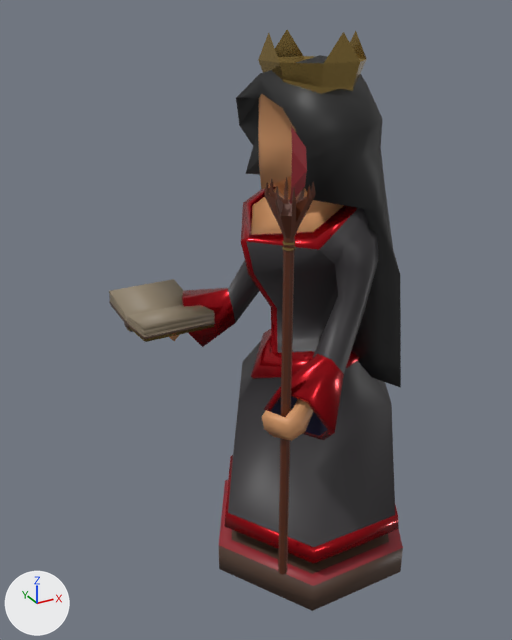
Before and after pictures for a commit that changed the glTF model assets/modelos/piezas/pieza5N.glb.
The view is the same before and after, from a 50 mm lens placed at (-1.66, -2.46, 2.52), pointed at (-0.23, 0.13, 1.23). Lighting does not change. The marker at lower left points along +X, +Y and +Z. The older version comes first. Vertices at exactly the same position are counted once.

Names of what the first picture shows: 'Cubo.028', 'Cubo.029', 'Círculo.013', 'Círculo.014', 'Círculo.016'.
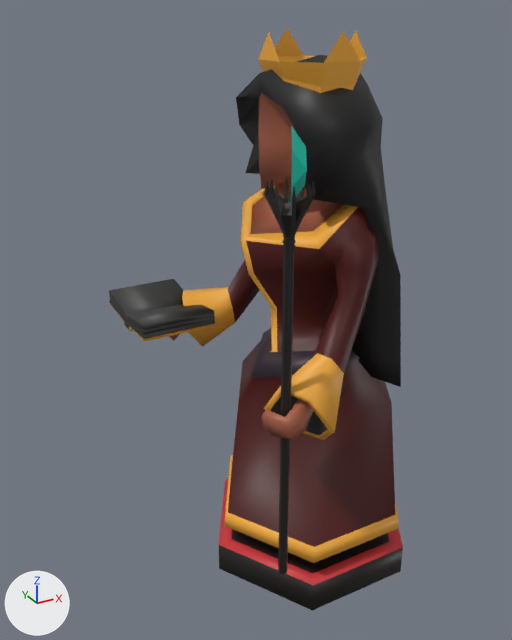
The change, as a diff of the scene's bpy script:
```diff
--- a/assets/modelos/piezas/pieza5N.glb.py
+++ b/assets/modelos/piezas/pieza5N.glb.py
@@ me_cubo_036 @@
 me_cubo_036.from_pydata(...)  # 7 vertices, 6 faces; spans x -0.477..-0.409, y -0.566..-0.497, z 1.927..2.184
-me_cubo_036.materials.append(mat_lineas_de_team_003)  # red #91212b
+me_cubo_036.materials.append(mat_todo_planomalo)  # picture img_paletamala
@@ me_cubo_006 @@
 me_cubo_006.from_pydata(...)  # 256 vertices, 556 faces; spans x -0.723..-0.373, y 0.267..0.755, z 1.132..1.249
-me_cubo_006.materials.append(mat_material_039)  # dark grey #3e3b3f
+# me_cubo_006 part 1: 92 faces spanning x -0.723..-0.373, y 0.267..0.755, z 1.147..1.193 switch from mat_vigas (brown #503a2e) to mat_todo_planomalo (picture img_paletamala)
+# me_cubo_006 part 2: 396 faces spanning x -0.721..-0.374, y 0.27..0.752, z 1.147..1.249 switch from mat_papel (brown #8e806a) to mat_todo_planomalo (picture img_paletamala)
+# me_cubo_006 part 3: 56 faces spanning x -0.72..-0.377, y 0.272..0.75, z 1.132..1.183 switch from mat_oro (brown #a08549) to mat_todo_planomalo (picture img_paletamala)
@@ me_círculo_015 @@
 me_círculo_015.from_pydata(...)  # 469 vertices, 930 faces; spans x -0.54..0.51, y -0.64..0.65, z 0.0..2.36
-me_círculo_015.materials.append(mat_lineas_de_team)  # cyan #458186
+# me_círculo_015 part 4: 196 faces spanning x -0.48..0.48, y -0.64..0.65, z 0.25..1.83 switch from mat_oro_003 (red #a00111) to mat_todo_planomalo (picture img_paletamala)
+# me_círculo_015 part 5: 184 faces spanning x -0.47..0.47, y -0.47..0.47, z 0.25..1.83 switch from mat_azul_001 (dark grey #322f32) to mat_todo_planomalo (picture img_paletamala)
+# me_círculo_015 part 6: 194 faces spanning x -0.54..0.32, y -0.57..0.57, z 0.27..2.23 switch from mat_piel (orange #d69968) to mat_todo_planomalo (picture img_paletamala)
+# me_círculo_015 part 7: 232 faces spanning x -0.3..0.36, y -0.37..0.37, z 0.97..2.36 switch from mat_cabello_001 (black #202020) to mat_todo_planomalo (picture img_paletamala)
+# me_círculo_015 part 8: 38 faces spanning x -0.51..0.51, y -0.44..0.44, z 0.0..0.16 switch from mat_vigas (brown #503a2e) to mat_todo_planomalo (picture img_paletamala)
+# me_círculo_015 part 9: 48 faces spanning x -0.46..-0.23, y -0.61..0.63, z 1.0..1.26 switch from mat_material_034 (dark blue #16153a) to mat_todo_planomalo (picture img_paletamala)
+# me_círculo_015 part 10: 16 faces spanning x -0.51..0.51, y -0.44..0.44, z 0.15 switch from mat_lineas_de_team_003 (red #91212b) to mat_todo_planomalo (picture img_paletamala)
@@ me_círculo_018 @@
 me_círculo_018.from_pydata(...)  # 32 vertices, 40 faces; spans x -0.252..0.143, y -0.197..0.199, z 2.166..2.446
-me_círculo_018.materials.append(mat_oro)  # brown #a08549
+me_círculo_018.materials.append(mat_todo_planomalo)  # picture img_paletamala
@@ me_círculo_022 @@
 me_círculo_022.from_pydata(...)  # 245 vertices, 502 faces; spans x -0.53..-0.38, y -0.57..-0.42, z 0.36..2.01
+# me_círculo_022 part 11: 307 faces spanning x -0.53..-0.38, y -0.57..-0.42, z 0.36..2.01 switch from mat_material_013 (brown #582810) to mat_todo_planomalo (picture img_paletamala)
+# me_círculo_022 part 12: 155 faces spanning x -0.47..-0.43, y -0.52..-0.48, z 0.36..1.81 switch from mat_oro (brown #a08549) to mat_todo_planomalo (picture img_paletamala)
@@ ob_cubo_029 @@
 ob_cubo_029 = bpy.data.objects.new('Cubo.029', me_cubo_006)
-ob_cubo_029.location = (0.0, 0.0, 0.0)
+ob_cubo_029.location = (0.0, 0.0, 0.003)
@@ ob_círculo_013 @@
 ob_círculo_013 = bpy.data.objects.new('Círculo.013', me_círculo_015)
-ob_círculo_013.location = (0.0, 0.0, 0.0)
+ob_círculo_013.location = (0.0, 0.0, 0.003)
@@ ob_círculo_016 @@
 ob_círculo_016 = bpy.data.objects.new('Círculo.016', me_círculo_022)
-ob_círculo_016.location = (0.0, 0.0, 0.0)
+ob_círculo_016.location = (0.0, 0.0, 0.003)
```

Pixel boxes (x1, y1, x2, y2) of what changed, in the pictures (512 x 640 px):
'Círculo.013', surface changed, moved: before (169, 55, 403, 611); after (169, 55, 403, 610)
'Círculo.016', surface changed, moved: before (264, 177, 316, 575); after (264, 176, 316, 574)
'Cubo.029', surface changed, moved (brown to grey): before (109, 279, 215, 342); after (109, 279, 215, 341)
'Círculo.014', recoloured (lighter): (258, 30, 366, 93) in both
'Cubo.028', recoloured (red to cyan): (290, 126, 307, 204) in both
part 1 of me_cubo_006, recoloured: (109, 301, 215, 339) in both
part 2 of me_cubo_006, recoloured (brown to grey): (109, 279, 215, 337) in both
part 3 of me_cubo_006, recoloured: (113, 308, 214, 341) in both
part 4 of me_círculo_015, recoloured: (182, 186, 399, 563) in both
part 5 of me_círculo_015, recoloured: (228, 208, 395, 547) in both
part 6 of me_círculo_015, recoloured: (170, 94, 343, 440) in both
part 7 of me_círculo_015, edited (looks the same): (236, 55, 401, 387) in both
part 8 of me_círculo_015, recoloured: (219, 530, 403, 610) in both
part 9 of me_círculo_015, recoloured: (271, 396, 327, 435) in both
part 10 of me_círculo_015, recoloured: (219, 480, 403, 586) in both
part 11 of me_círculo_022, recoloured: (264, 177, 316, 574) in both
part 12 of me_círculo_022, recoloured: (282, 240, 296, 250) in both
